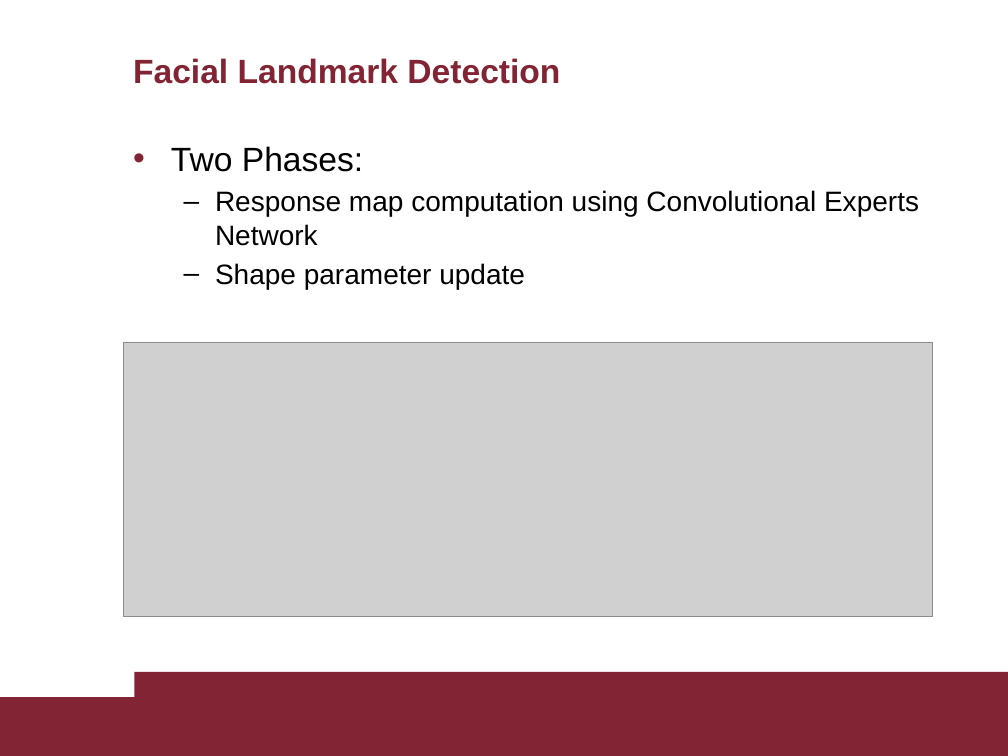
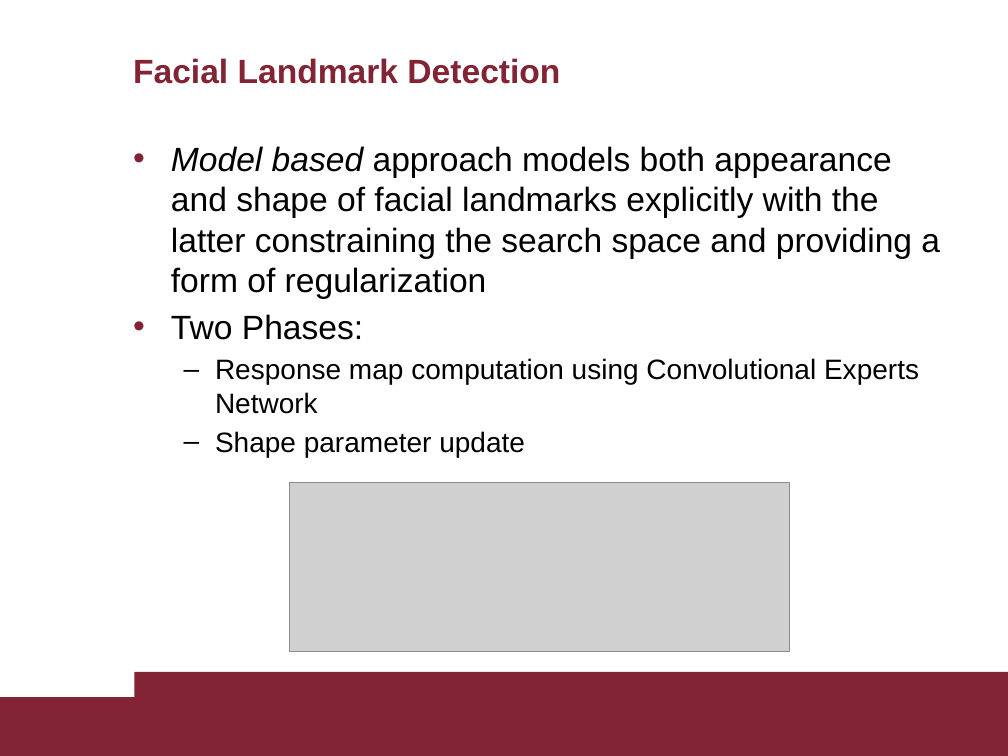
Before and after one commit to AscaL/thesis, a slide deck: slide 9 of Tesi Emanuele Orfanelli 1383726.pptx (slide 10 before the commit). Drawn at 1008x756 pixels with LibreOffice and Linux fonts; fonts in the diff are those of the drawing; grey boxes stand for pictures. Boxes give left, top, right and bottom in pixels: in the first picture for what was removed or moved away, otherwise in the second. Text is boxed around its words. In the diff, an @@ line names an element or a change of style, - is before the commit and + after.

```diff
--- a/Tesi Emanuele Orfanelli 1383726.pptx
+++ b/Tesi Emanuele Orfanelli 1383726.pptx
@@ text at (171,146,940,299): paragraph added @@
+• Model based approach models both appearance and shape of facial landmarks explicitly with the latter constraining the search space and providing a form of regularization
@@ picture: place and size @@
-picture at (123,343,932,617)
+picture at (289,483,789,652)
```
Also in this commit, not shown: 5 other slides changed.
